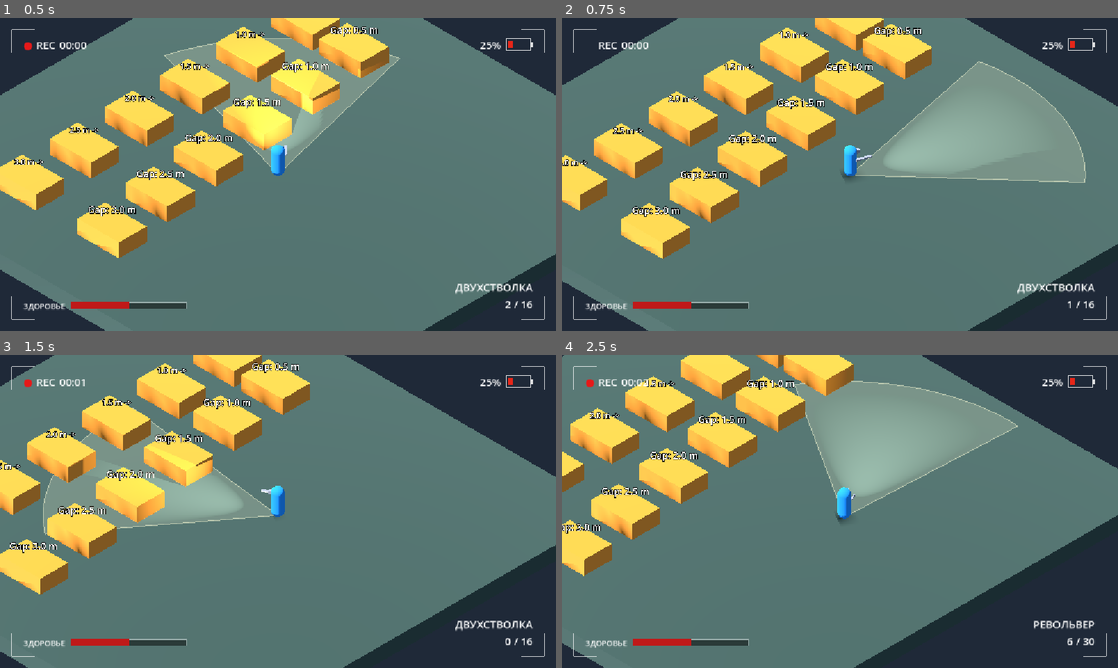
Above: before the commit, frames 1-4 (two rows, left to right).
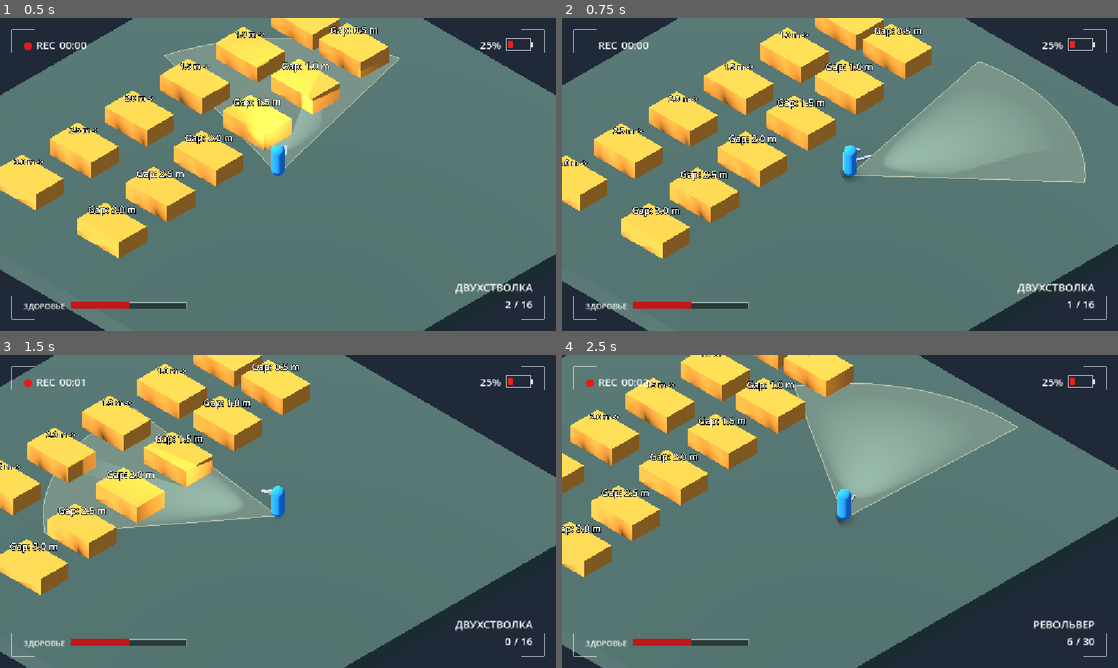
Above: after the commit, the same moments.

Repository: AnckerStudios/the-camera-game
Game: Godot game, scene res://scene/misha_v1.tscn
Two runs of this game, one before a commit and one after it. Both use one fixed random seed, a clock stepped at 60 frames per second and the inputs below.
Inputs (mouse positions are in pixels of both pictures, inside the frame that each line leads up to):
- Up to frame 1 (0.5 s): no input
- Up to frame 2 (0.75 s): move the mouse to (962, 158) at 0.52 s; press the mouse at (962, 158) at 0.53 s; hold D (move_right) from 0.53 s (still down); tap Shift (dash) at 0.6 s
- Up to frame 3 (1.5 s): tap Space (jump) at 0.77 s; move the mouse to (166, 527) at 1.27 s; release D (move_right) at 1.28 s; release the mouse at (166, 527) at 1.28 s; hold S (move_backward) from 1.28 s (still down); click (166, 527) at 1.35 s
- Up to frame 4 (2.5 s): tap Space (jump) at 1.52 s; tap Q (weapon_next) at 1.55 s; move the mouse to (895, 442) at 2.02 s; release S (move_backward) at 2.03 s; hold D (move_right) from 2.03 s (still down); hold Q (weapon_next) from 2.03 s (still down); tap Mouse wheel up (weapon_prev) at 2.3 s

Frame 1 is identical in both runs. In frame 2, 0.6% of the frame differs, in the area x 0-100%, y 0-99%; in frame 3, 1.5%; in frame 4, 3.3%, in the area x 0-100%, y 0-100%.

Commit message:
добавить тряску и покачивание камеры, которое можно вызывать

Diff:
--- a/gamelogic/player/camera/isometric_camera.gd
+++ b/gamelogic/player/camera/isometric_camera.gd
@@ -8,11 +8,37 @@
 ## Скорость сглаживания смещения к курсору.
 @export_range(0.1, 20.0, 0.1) var look_ahead_speed: float = 5.0
 
+@export_group("Покачивание")
+@export var sway_enabled: bool = true
+@export_group("Тряска")
+@export var shake_enabled: bool = true
+
+# Текущие параметры эффектов сохраняются между кадрами.
+var _active_sway_amplitude: float = 0.0
+var _active_sway_frequency: float = 0.0
+var _active_sway_smoothing: float = 0.0
+var _active_shake_amplitude: float = 0.0
+
+var _sway_amount: float = 0.0
+var _sway_weight: float = 0.0
+var _sway_phase: float = 0.0
+var _shake_remaining: float = 0.0
+var _shake_duration: float = 0.0
+var _shake_strength: float = 0.0
+var _camera: Camera3D
+var _base_h_offset: float = 0.0
+var _base_v_offset: float = 0.0
+var _rng := RandomNumberGenerator.new()
+
 var _look_offset: Vector3 = Vector3.ZERO
 
 func _ready() -> void:
 	# Камера обновляется после физического движения персонажа.
 	process_physics_priority = 100
+	_camera = get_node_or_null("Camera3D")
+	if _camera:
+		_base_h_offset = _camera.h_offset
+		_base_v_offset = _camera.v_offset
 	if is_instance_valid(target):
 		global_position = target.global_position
 
@@ -44,3 +70,44 @@
 	forward.y = 0.0
 	return (right.normalized() * screen_offset.x
 		- forward.normalized() * screen_offset.y) * look_ahead_distance
+
+
+## Задаёт интенсивность покачивания: 0 — выключено, 1 — полная амплитуда.
+## Параметры действуют до следующего вызова; пропущенные используют значения аргументов по умолчанию.
+func set_sway_amount(amount: float = 1.0, amplitude: float = 0.075, frequency: float = 0.6, smoothing: float = 10.0) -> void:
+	_active_sway_amplitude = maxf(amplitude, 0.0)
+	_active_sway_frequency = maxf(frequency, 0.0)
+	_active_sway_smoothing = maxf(smoothing, 0.0)
+	_sway_amount = clampf(amount, 0.0, 1.0)
+
+
+## Запускает тряску от любого внешнего источника с заданной силой.
+## Амплитуда и длительность задаются для этого импульса и имеют значения по умолчанию.
+func shake(strength: float = 1.0, amplitude: float = 0.18, duration: float = 0.2) -> void:
+	if not shake_enabled or strength <= 0.0:
+		return
+	_shake_strength = strength
+	_active_shake_amplitude = maxf(amplitude, 0.0)
+	_shake_duration = maxf(duration, 0.01)
+	_shake_remaining = _shake_duration
+
+
+## Смещения применяются к камере отдельно от слежения, поэтому не накапливаются.
+func _process(delta: float) -> void:
+	if not is_instance_valid(_camera):
+		return
+	var active_amplitude := _active_sway_amplitude
+	var active_frequency := _active_sway_frequency
+	var active_smoothing := _active_sway_smoothing
+	var desired_weight := _sway_amount if sway_enabled else 0.0
+	_sway_weight = lerpf(_sway_weight, desired_weight, 1.0 - exp(-active_smoothing * delta))
+	_sway_phase = fmod(_sway_phase + delta * TAU * active_frequency, TAU)
+	var offset := Vector2(sin(_sway_phase) * 0.5, cos(_sway_phase * 2.0)) * active_amplitude * _sway_weight
+	_shake_remaining = maxf(_shake_remaining - delta, 0.0)
+	if shake_enabled and _shake_remaining > 0.0:
+		var envelope := _shake_remaining / _shake_duration
+		offset += Vector2(_rng.randf_range(-1.0, 1.0), _rng.randf_range(-1.0, 1.0)) * _active_shake_amplitude * _shake_strength * envelope
+	else:
+		_shake_strength = 0.0
+	_camera.h_offset = _base_h_offset + offset.x
+	_camera.v_offset = _base_v_offset + offset.y
--- a/gamelogic/player/player.gd
+++ b/gamelogic/player/player.gd
@@ -56,6 +56,7 @@
 	move_and_slide()
 	_update_mouse_facing(delta)
 	_reset_if_fallen()
+	_update_camera_walking()
 
 
 ## Переводит ввод в направление на плоскости земли относительно активной камеры.
@@ -172,3 +173,18 @@
 	var direction := _mouse_target - global_position
 	direction.y = 0.0
 	_rotate_visual(direction.normalized(), delta)
+
+
+## Передаёт камере фактическую скорость ходьбы; в воздухе и при рывке покачивание затухает.
+func _update_camera_walking() -> void:
+	var camera := get_viewport().get_camera_3d()
+	if not camera:
+		return
+	var rig := camera.get_parent()
+	if not rig.has_method("set_sway_amount"):
+		return
+	var amount := 0.0
+	if is_on_floor() and _dash_remaining <= 0.0:
+		var motion := get_real_velocity()
+		amount = Vector2(motion.x, motion.z).length() / maxf(speed, 0.01)
+	rig.set_sway_amount(amount)
--- a/gamelogic/weapon/weapon_holder.gd
+++ b/gamelogic/weapon/weapon_holder.gd
@@ -11,6 +11,8 @@
 func _ready() -> void:
 	for weapon in get_weapons():
 		weapon.unequip()
+		if weapon is Firearm:
+			weapon.fired.connect(_on_weapon_fired)
 	select(0)
 
 
@@ -59,3 +61,16 @@
 		PlayerState.set_ammo(current.loaded, current.capacity, current.reserve_ammo)
 	else:
 		PlayerState.set_ammo(0, 0, 0)
+
+
+## Только успешный выстрел собственного оружия запускает тряску активной камеры.
+func _on_weapon_fired(rounds: int) -> void:
+	var camera := get_viewport().get_camera_3d()
+	if not camera:
+		return
+	var rig := camera.get_parent()
+	if not rig.has_method("shake"):
+		return
+	var followed: Node = rig.get("target")
+	if is_instance_valid(followed) and followed.is_ancestor_of(self):
+		rig.shake(sqrt(float(rounds)))
